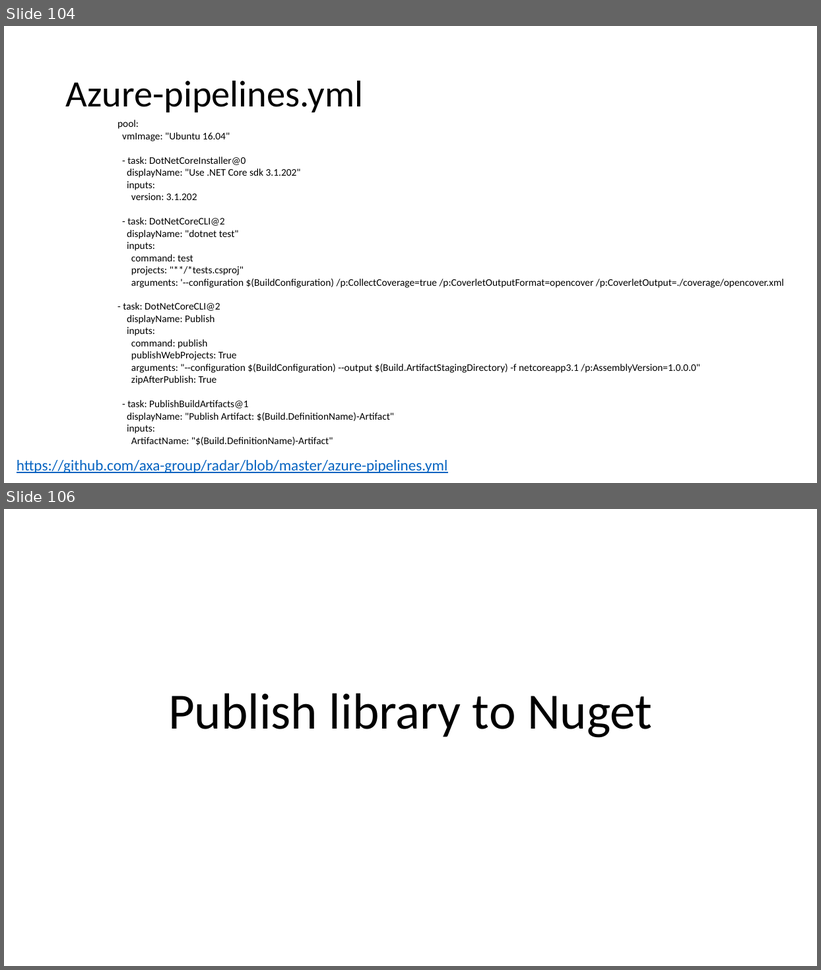
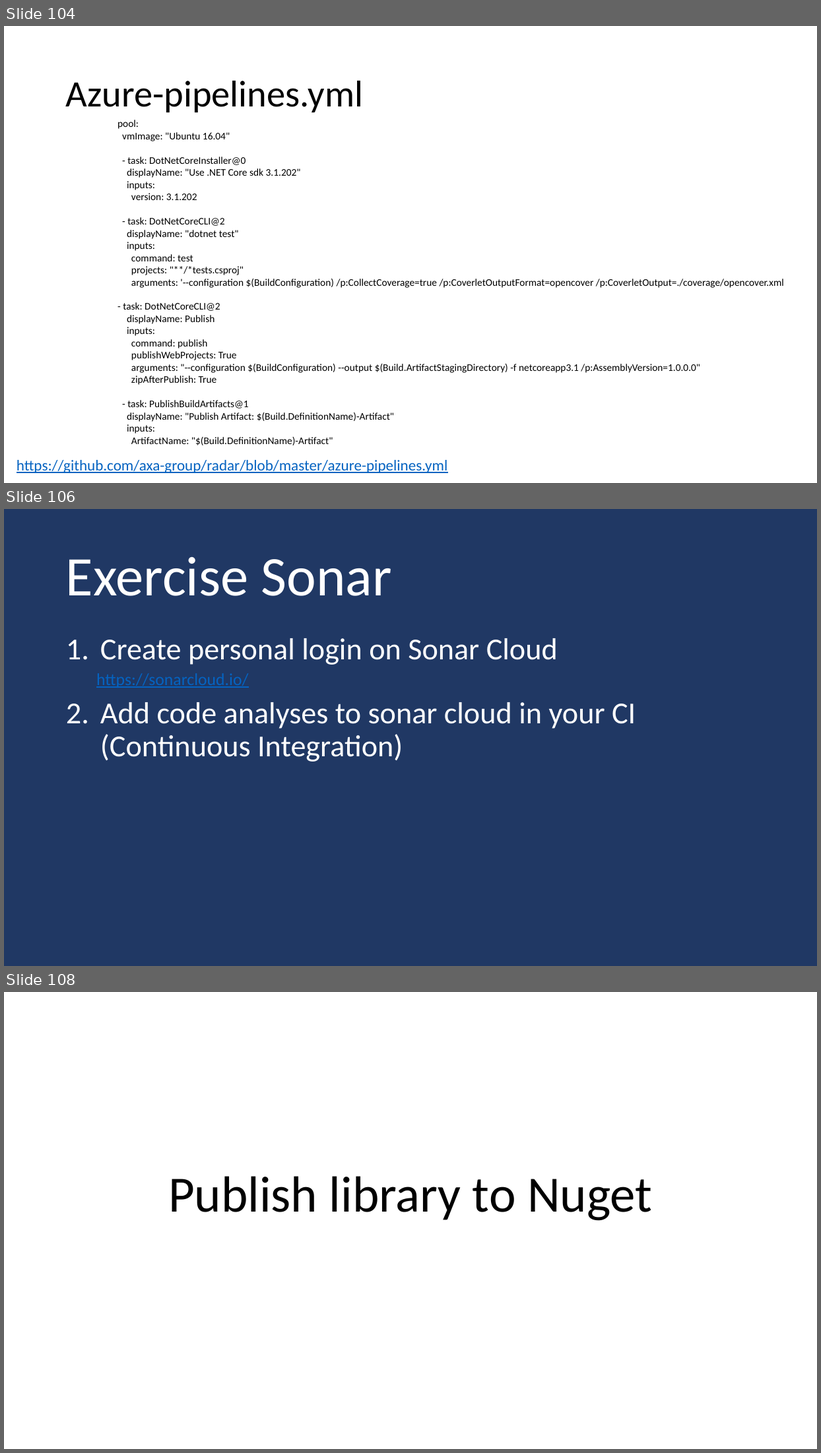
Before and after one commit to guillaume-chervet/course.dotnet, a slide deck: documentations/dotnet.pptx. Shown one above the other, each under a label of ours: slides 104 and 106 before the commit, slides 104, 106 and 108 after it; the slides between them are not shown. The pictures are 821x970 and 821x1453 pixels, drawn with LibreOffice and Linux fonts; fonts in the diff are those of the drawing. Boxes give left, top, right and bottom in pixels: in the first picture for what was removed or moved away, otherwise in the second. Text is boxed around its words. In the diff, an @@ line names an element or a change of style, - is before the commit and + after.

```diff
--- a/documentations/dotnet.pptx
+++ b/documentations/dotnet.pptx
@@ slide 106 added at (4,509,817,966), background #203864 @@
@@ title added at (66,557,392,596), 66 pt, text #FFFFFF @@
+Exercise Sonar
@@ text added at (100,638,636,762), 36 pt, text #FFFFFF @@
+1. Create personal login on Sonar Cloud
+  https://sonarcloud.io/
+2. Add code analyses to sonar cloud in your CI (Continuous Integration)
@@ what was slide 106 is now slide 108 @@
```
Also in this commit, not shown: 1 slide changed, 1 other slide added.
